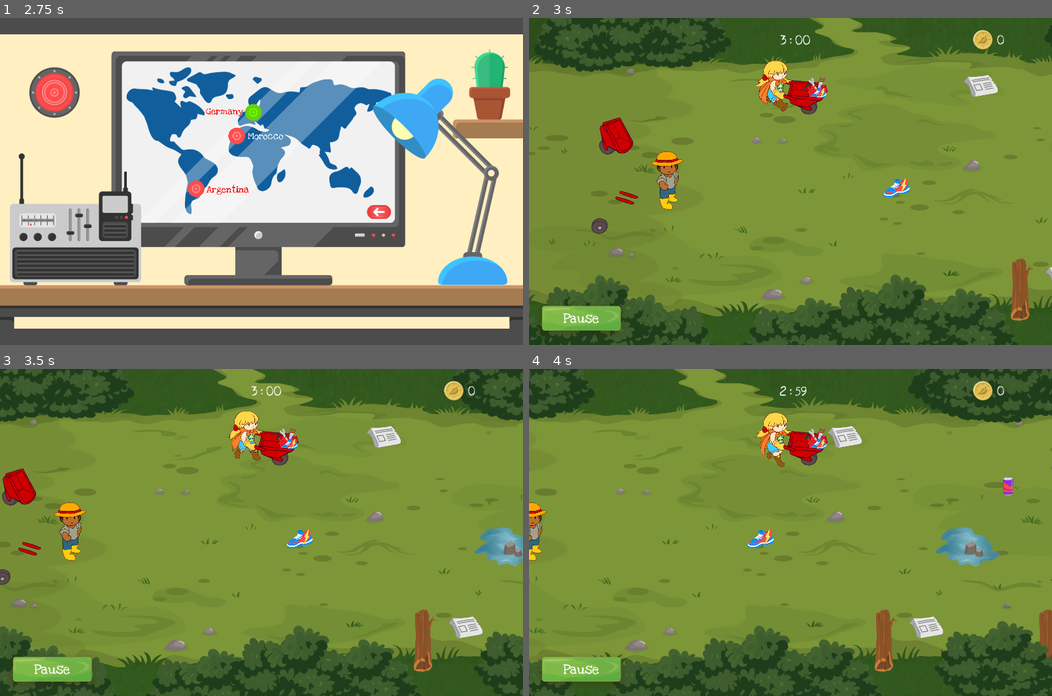
Above: before the commit, frames 1-4 (two rows, left to right).
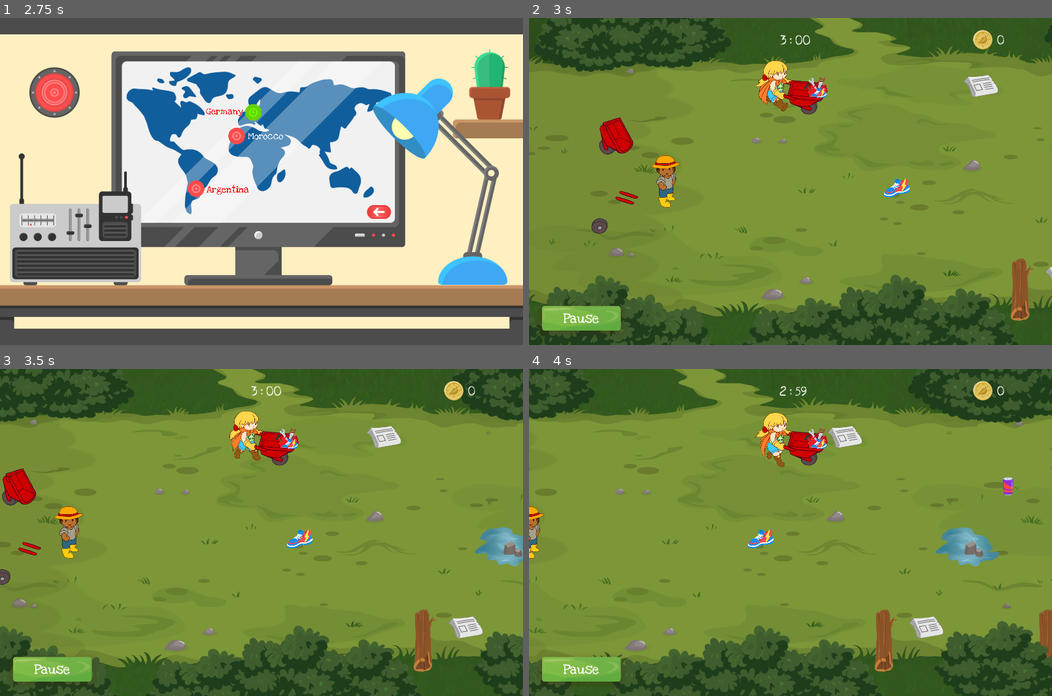
Above: after the commit, the same moments.

Repository: siconline/EcoChampion_Godot
Game: Godot game, scene res://Main.tscn
The game is run twice, just before and just after one commit, with the same random seed, the same clock (stepped at 60 frames per second) and the same inputs.
Inputs (mouse positions are in pixels of both pictures, inside the frame that each line leads up to):
- Up to frame 1 (2.75 s): click "Score" at 0.5 s; click "Level Menu" at 1.25 s; click "Garbage Patrol" at 2 s
- Up to frame 2 (3 s): click "Germany" at 2.75 s
- Up to frame 3 (3.5 s): no input
- Up to frame 4 (4 s): tap Enter (ui_accept) at 3.5, 3.77 s; move the mouse to (905, 516) at 3.52 s; hold Right (ui_right) from 3.53 s (still down)

Frame 1 is identical in both runs. In frame 2, 0.4% of the frame differs, in the area x 23-55%, y 15-59%; in frame 3, 0.4%, in the area x 10-55%, y 15-59%; in frame 4, 0.3%.

Commit message:
changed images character animations

Diff:
--- a/MiniGame01/NPC/Npc.tscn
+++ b/MiniGame01/NPC/Npc.tscn
@@ -2,7 +2,7 @@
 
 [ext_resource path="res://MiniGame01/NPC/Npc.gd" type="Script" id=1]
 [ext_resource path="res://MiniGame01/NPC/Animations/Idle.tres" type="Animation" id=2]
-[ext_resource path="res://MiniGame01/NPC/Textures/T_NPC_Idle_Animation.png" type="Texture" id=3]
+[ext_resource path="res://MiniGame01/NPC/Textures/T_NPC_Idle_Animation_verkl.png" type="Texture" id=3]
 [ext_resource path="res://MiniGame01/NPC/Textures/T_barrow3.png" type="Texture" id=4]
 [ext_resource path="res://MiniGame01/NPC/Textures/T_part2.png" type="Texture" id=5]
 [ext_resource path="res://MiniGame01/NPC/Textures/T_part1.png" type="Texture" id=6]
@@ -28,7 +28,7 @@
 
 [node name="Sprite" type="Sprite" parent="." index="1"]
 
-scale = Vector2( 0.25, 0.25 )
+scale = Vector2( 0.45, 0.45 )
 z_index = -1
 texture = ExtResource( 3 )
 hframes = 9
--- a/MiniGame01/Player/Player.tscn
+++ b/MiniGame01/Player/Player.tscn
@@ -1,7 +1,7 @@
 [gd_scene load_steps=12 format=2]
 
 [ext_resource path="res://MiniGame01/Player/Player.gd" type="Script" id=1]
-[ext_resource path="res://MiniGame01/Player/Textures/T_CharacterRun8.png" type="Texture" id=2]
+[ext_resource path="res://MiniGame01/Player/Textures/T_CharacterRun8_verkl.png" type="Texture" id=2]
 [ext_resource path="res://MiniGame01/Player/Animations/Idle.tres" type="Animation" id=3]
 [ext_resource path="res://MiniGame01/Player/Animations/Run.tres" type="Animation" id=4]
 [ext_resource path="res://MiniGame01/Textures/PickUps/item_toolbox.png" type="Texture" id=5]
@@ -16,7 +16,7 @@
 custom_solver_bias = 0.0
 extents = Vector2( 75.4472, 54.8973 )
 
-[node name="Player" type="KinematicBody2D"]
+[node name="Player" type="KinematicBody2D" index="0"]
 
 z_index = -2
 input_pickable = false
@@ -28,7 +28,7 @@
 
 [node name="Sprite" type="Sprite" parent="." index="0"]
 
-scale = Vector2( 0.25, 0.25 )
+scale = Vector2( 0.5, 0.5 )
 z_index = -1
 texture = ExtResource( 2 )
 hframes = 7
--- a/project.godot
+++ b/project.godot
@@ -18,6 +18,7 @@
 
 window/size/width=1920
 window/size/height=1200
+window/size/fullscreen=true
 window/stretch/mode="viewport"
 
 [input]
Binary file added: MiniGame01/NPC/Textures/T_NPC_Idle_Animation_verkl.png
Not shown, added: MiniGame01/NPC/Textures/T_NPC_Idle_Animation_verkl.png.import
Binary file added: MiniGame01/Player/Textures/T_CharacterRun8_verkl.png
Not shown, added: MiniGame01/Player/Textures/T_CharacterRun8_verkl.png.import
Not shown, changed: export_presets.cfg
